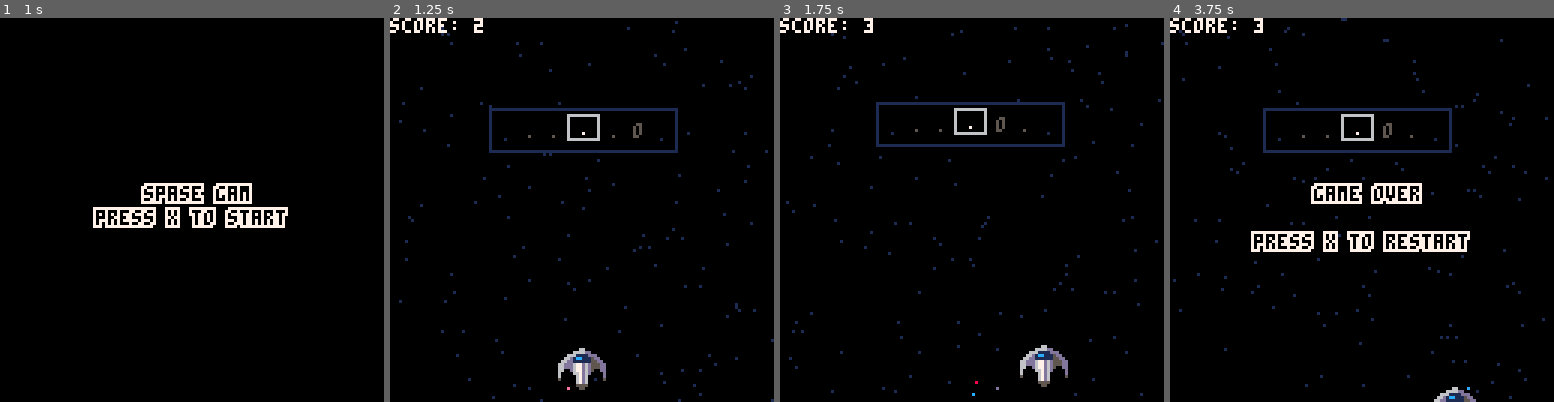
Above: before the commit, frames 1-4 (left to right).
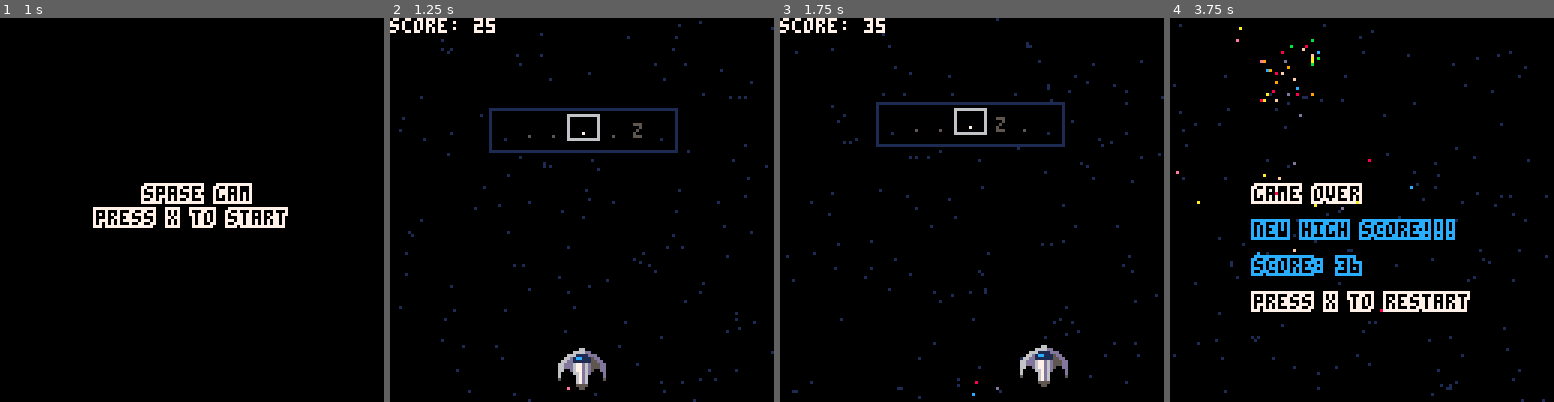
Above: after the commit, the same moments.

Repository: ryanford/EDM-Blastoff
Game: PICO-8 cartridge rhythm-game.p8
Same seed, same stepped clock (60 frames per second), same inputs: the game is played once before the commit and once after it.
Inputs:
- Up to frame 1 (1 s): tap X (X key) at 0.33 s; tap O (Z key) at 0.7 s
- Up to frame 2 (1.25 s): tap X (X key) at 1.07 s
- Up to frame 3 (1.75 s): hold Right from 1.6 s (still down); tap O (Z key) at 1.7 s
- Up to frame 4 (3.75 s): tap X (X key) at 1.85, 2.97 s; release Right at 2.1 s; tap O (Z key) every 0.4 s from 2.1 to 3.7 s; hold Up 2.15-2.42 s; hold Right 2.47-3.03 s; hold Left 3.08-3.58 s

Frame 1 is identical in both runs. In frame 2, 1.6% of the frame differs, in the area x 2-100%, y 0-100%; in frame 3, 1.5%; in frame 4, 10%, in the area x 0-99%, y 0-100%.

Commit message:
partymode and other things

Diff:
--- a/rhythm-game.p8
+++ b/rhythm-game.p8
@@ -1,7 +1,11 @@
 pico-8 cartridge // http://www.pico-8.com
 version 8
 __lua__
+cartdata("spacerhythmgame")
+-- uncomment this shit to get a new high score everytime
+-- dset(0,0)
 function _init()
+  highscore = dget(0)
   state={}
   if active then
     state.update=active_update
@@ -33,7 +37,9 @@
   p.lane=2
   p.power=3
 
+  partymode = false
   score=0
+  streak=0
   active=false
   -- these defaults below will get removed when menu is made
   state.update=state.update or intro_update
@@ -43,7 +49,9 @@
   obstacles={}
   smoke={}
   stars = {}
+  fireworks = {}
   prop = {}
+  powerups = {}
   for i=1,128 do
     add(stars,{
       x = rnd(128),
@@ -56,7 +64,7 @@
   time_now=time()
   dt=0
   step=0
-  keys = {".","o","x","u"}
+  keys = {".","z","x","u"}
   last_pattern = {1,1,1,1,1,1,1,1}
   pattern = {1,1,2,1,1,1,3,4}
   next_pattern = {1,2,1,2,3,1,1,2}
@@ -84,6 +92,15 @@
   if p.power <= 0 then
     gameover()
   end
+  -- if step % 32 == 8 and streak > 25 then
+  --   spawn_fireworks(rnd(120) + 4, rnd(32))
+  -- end
+  -- if step % 128 == 1 then
+  --   spawn_powerup()
+  -- end
+
+  party_mode()
+  update_powerups()
   sync_music()
   update_pattern()
   update_time()
@@ -98,13 +115,43 @@
   check_collisions()
   pattern_input()
   check_missed_beat()
-  update_stars()
+  update_fireworks()
+  update_stars(p.power/2)
+end
+
+function party_mode()
+  music_track = 0
+  partymode = false
+  if streak > 16 then
+    partymode = true
+    music_track = 1
+    if step % 32 == 8  then
+      spawn_fireworks(rnd(120) + 4, rnd(32))
+    end
+    if step % 128 == 1 then
+      spawn_powerup()
+    end
+  end
+end
+
+function draw_party_mode()
+  local str = {"p","a",'r',"t","y","m","o","d","e","!","!","!"}
+  local i = 1
+  foreach(str, function(c)
+    print_outline(c,31+(i*5),20+rnd(2),7,flr(rnd(8)) + 8)
+    i += 1
+  end)
 end
 
 function active_draw()
   cls()
   screenshake()
   draw_stars()
+  if partymode then
+    draw_party_mode()
+  end
+  draw_fireworks()
+  draw_powerups()
   draw_obstacles()
   draw_smoke()
   draw_prop()
@@ -114,18 +161,40 @@
 end
 
 function gameover_update()
+  update_stars(.2)
+  update_fireworks()
+  update_time()
   if (btn(5) and timeout>1) _init()
   timeout+=dt
 end
 
 function gameover_draw()
-  print_outline("game over",48,56,7,0)
+  cls()
+  draw_stars()
+  print_outline("game over",28,56,7,0)
+  if new_highscore then
+    if step % 32 == 8 then
+      spawn_fireworks(rnd(120) + 4, rnd(32))
+    end
+    print_outline("new high score!!!",28,68, 12, 0)
+    print_outline("score: "..flr(score),28,80,12, 0)
+  else
+    print_outline("score: "..flr(score),28,68,7, 0)
+    print_outline("high score: "..highscore,28,80,7, 0)
+  end
   if timeout>1 then
-    print_outline("press x to restart",28,72,7,0)
-  end
+    print_outline("press x to restart",28,92,7,0)
+  end
+  draw_fireworks()
 end
 
 function gameover()
+  new_highscore = false
+  if highscore < score then
+    highscore = flr(score)
+    new_highscore = true
+    dset(0,highscore)
+  end
   timeout = 0
   active=true
   state.update=gameover_update
@@ -204,6 +273,40 @@
   local forward_level=120-p.power*4
   if (p.y>forward_level) p.y-=0.5
   if (p.y<forward_level) p.y+=0.5
+end
+
+function collide_powerups()
+end
+
+function spawn_powerup()
+  add(powerups,{
+    x = lanes[flr(rnd(3))+1],
+    y = -64,
+    spd = 1,
+    c = 12,
+  })
+end
+function timed_powerups()
+
+end
+
+function update_powerups()
+  foreach(powerups,function(p)
+    p.y += p.spd
+    if step % 16 == 1 then
+      p.c = flr(rnd(8)) + 8
+    end
+    if step % 32 == 8 then
+      spawn_fireworks(p.x,p.y,15)
+    end
+  end)
+end
+
+function draw_powerups()
+  foreach(powerups,function(p)
+    circ(p.x,p.y,3,5)
+    circfill(p.x,p.y,2,p.c)
+  end)
 end
 
 function spawn_obstacle()
@@ -241,9 +344,10 @@
   end
 end
 
-function update_stars()
+function update_stars(x)
+  if not x then x = 1 end
   foreach(stars,function(s)
-    s.y += s.s
+    s.y += s.s * x
     s.y = s.y%128
   end)
 end
@@ -291,8 +395,47 @@
   end
 end
 
+function spawn_fireworks(x,y,size)
+  if not size then size = 35 end
+  for i=size,1,-1 do
+    add(fireworks,{
+      x = x,
+      y = y,
+      dx = rnd(3) - 1.5,
+      dy = rnd(3) - 1.5,
+      c = flr(rnd(8)) + 8,
+      l = rnd(100)
+    })
+  end
+end
+
+function draw_fireworks()
+  foreach(fireworks,function(f)
+    pset(f.x,f.y,f.c)
+  end)
+end
+
+function update_fireworks()
+  foreach(fireworks,function(f)
+    f.x += f.dx
+    f.y += f.dy
+    f.dy += .05
+    f.l -= 1
+    if f.l < 0 then
+      del(fireworks,f)
+    end
+  end)
+end
+
 function check_collisions()
-  if (#obstacles==0) return
+  if (#obstacles==0 and #powerups==0) return
+  foreach(powerups,function(pup)
+    if distance_between(pup.x,pup.y,p.x+4,p.y+16) < 16 and pup.y > 0then
+      score += 1000
+      spawn_fireworks(pup.x,pup.y,100)
+      del(powerups,pup)
+    end
+  end)
   for obstacle in all(obstacles) do
     if distance_between(obstacle.x,obstacle.y+16,p.x+4,p.y+4)<16 and obstacle.y>0 then
       for i=#obstacles,1,-1 do
@@ -315,6 +458,7 @@
       if music_track == 1 then
         sounds = {17,18}
       end
+      streak += 1
       sfx(sounds[flr(rnd(#sounds)+1)])
       p.power+= .2
     else
@@ -329,6 +473,7 @@
       if music_track == 1 then
         sounds = {19,20}
       end
+      streak += 1
       sfx(sounds[flr(rnd(#sounds)+1)])
       p.power += .2
     else
@@ -343,6 +488,7 @@
       if music_track == 1 then
         sounds = {21}
       end
+      streak += 1
       sfx(sounds[flr(rnd(#sounds)+1)])
       p.power += .2
     else
@@ -356,6 +502,8 @@
 end
 
 function pattern_mistake()
+  powerups = {}
+  streak = 0
   shaketimer = 10
   sfx(12)
   p.power-= 1
@@ -440,9 +588,9 @@
     music(music_track)
     loops += 1
   end
-  if loops > 13 then
-    music_track = 1
-  end
+  -- if loops > 13 then
+  --   music_track = 1
+  -- end
   if loops % 8 == 3  and not sfx_started then
     sfx_started = true
     sfx(4)
@@ -453,11 +601,14 @@
 end
 
 function update_score()
-  score+=1*(p.power-1)*dt
+  score+=10*(p.power-1)*dt
 end
 
 function draw_score()
   print("score: " .. flr(score),0,0,7)
+  if streak > 10 then
+    print("streak: " .. streak,0,8,5)
+  end
 end
 
 function print_outline(string, x, y, color1, color2)
Not shown, changed: the sound effects (__sfx__) section of rhythm-game.p8
